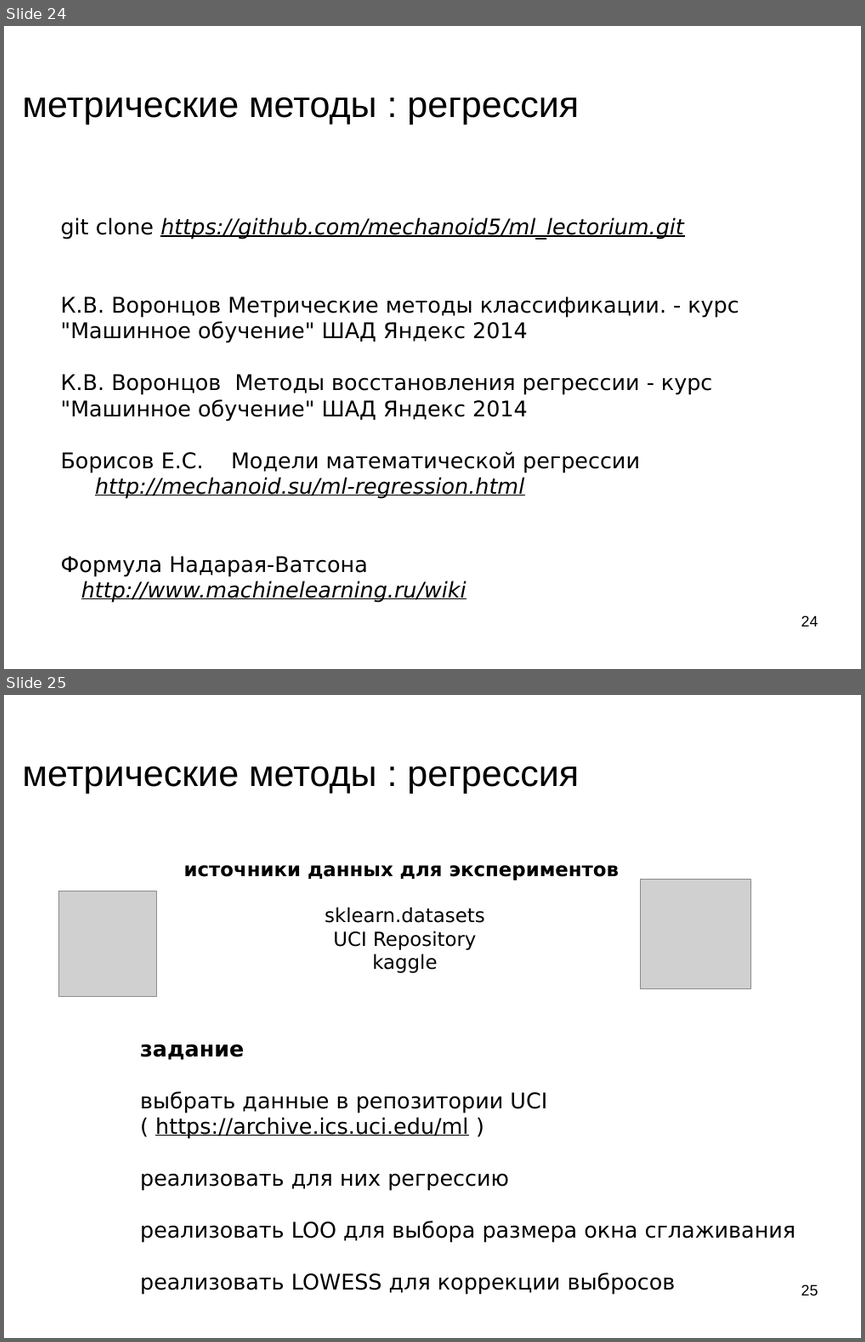
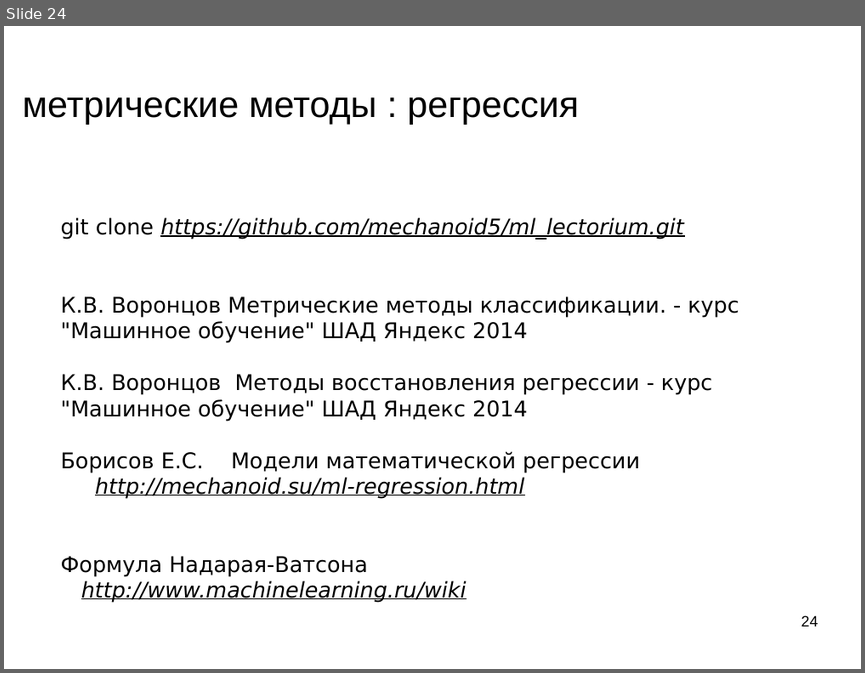
Before and after one commit to mechanoid5/ml_lectorium_legacy, a slide deck: 04-regression-metric.odp. Shown one above the other, each under a label of ours: slides 24 and 25 before the commit, slide 24 after it. The pictures are 865x1342 and 865x673 pixels, drawn with LibreOffice and Linux fonts; fonts in the diff are those of the drawing; grey boxes stand for pictures; background and template pictures are left out. Boxes give left, top, right and bottom in pixels: in the first picture for what was removed or moved away, otherwise in the second. Text is boxed around its words. In the diff, an @@ line names an element or a change of style, - is before the commit and + after.

```diff
--- a/04-regression-metric.odp
+++ b/04-regression-metric.odp
@@ slide 25 removed at bbox=[4, 695, 861, 1338], background picture (left out) @@
@@ title removed at bbox=[23, 766, 579, 794] @@
-метрические методы : регрессия
@@ text removed at bbox=[184, 865, 619, 973] @@
-источники данных для экспериментов
-sklearn.datasets
-UCI Repository
-kaggle
@@ picture removed at bbox=[59, 891, 156, 996] @@
@@ picture removed at bbox=[641, 879, 751, 989] @@
@@ text removed at bbox=[140, 1043, 796, 1294] @@
-задание
-выбрать данные в репозитории UCI
-( https://archive.ics.uci.edu/ml )
-реализовать для них регрессию
-реализовать LOO для выбора размера окна сглаживания
-реализовать LOWESS для коррекции выбросов
@@ page number removed at bbox=[801, 1284, 818, 1295] @@
-25
```
Also in this commit, not shown: 11 other files.
